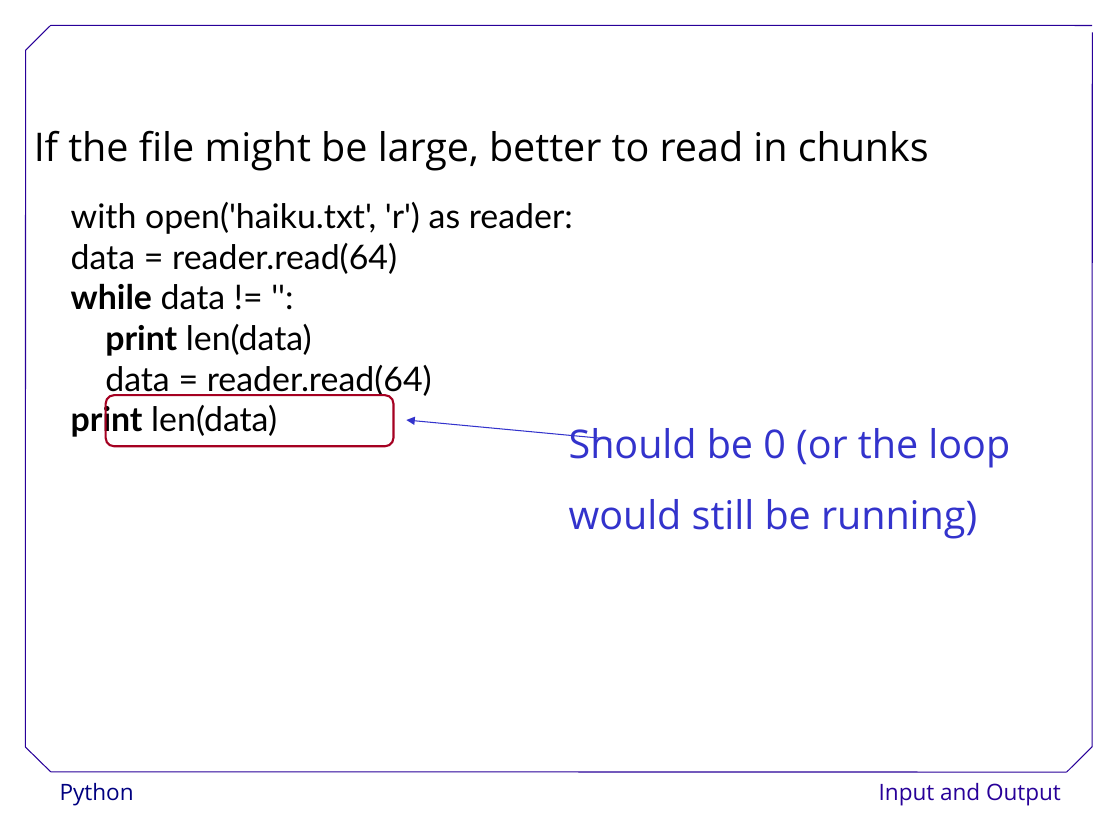
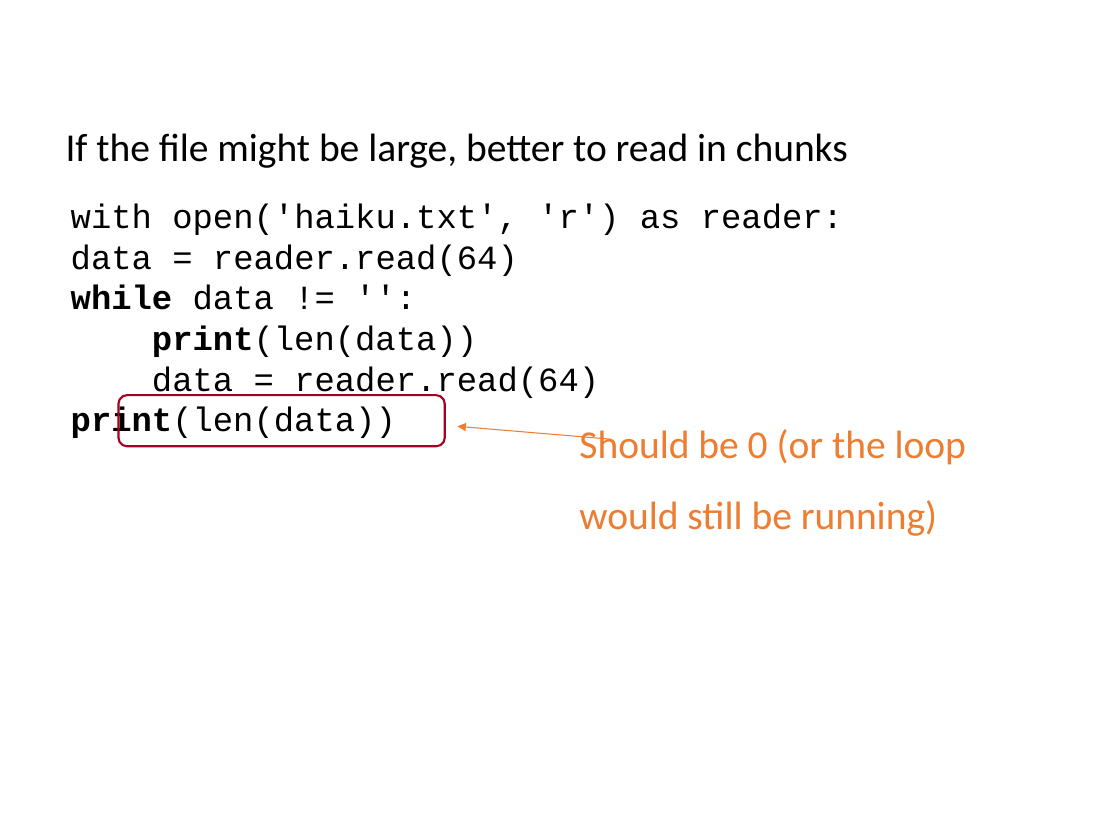
Before and after one commit to ncasuk/ncas-isc, a slide deck: slide 31 of python/presentations/learning_python/11_io.ppt. Drawn at 1120x840 pixels with LibreOffice and Linux fonts; fonts in the diff are those of the drawing; background and template pictures are left out. Boxes give left, top, right and bottom in pixels: in the first picture for what was removed or moved away, otherwise in the second. Text is boxed around its words. In the diff, an @@ line names an element or a change of style, - is before the commit and + after.

Commit message:
Updated and checked learning_python_11

```diff
--- a/python/presentations/learning_python/11_io.ppt
+++ b/python/presentations/learning_python/11_io.ppt
@@ text "If the file might be ...": place and size @@
-text "If the file might be ..." at (34, 130, 929, 171)
+text "If the file might be ..." at (66, 133, 848, 168)
@@ text "If the file might be ..." at (66, 133, 848, 168): font Open Sans to Calibri @@
@@ text at (71, 203, 843, 400): font Lato to Courier New in "with open('haiku.txt', 'r') as reader:", "data = reader.read(64)", "while data != '':", "data = reader.read(64)" @@
@@ text at (152, 325, 477, 357): text changed; font Lato to Courier New @@
-  print len(data)
+  print(len(data))
@@ text at (71, 407, 396, 441): text changed; font Lato to Courier New @@
-  print len(data)
+  print(len(data))
@@ rounded rectangle: place and size @@
-rounded rectangle at (106, 395, 393, 446)
+rounded rectangle at (119, 395, 445, 446)
@@ text "Should be 0 (or the ...": place and size @@
-text "Should be 0 (or the ..." at (569, 428, 1010, 539)
+text "Should be 0 (or the ..." at (579, 429, 966, 536)
@@ text "Should be 0 (or the ..." at (579, 429, 966, 536): font Open Sans to Calibri, text colour #3333CC to #ED7D31 @@
@@ arrow moved from (612, 439) - (407, 420) to (612, 439) - (457, 427) @@
@@ arrow (612, 439) - (457, 427): stroke #3333CC 0.74 pt to #ED7D31 0.74 pt @@
@@ group removed at (25, 25, 1093, 772): 7 lines @@
@@ text removed at (60, 783, 134, 806) @@
-Python
@@ text removed at (879, 783, 1061, 806) @@
-Input and Output
```
Also in this commit, not shown: 60 other slides changed.
